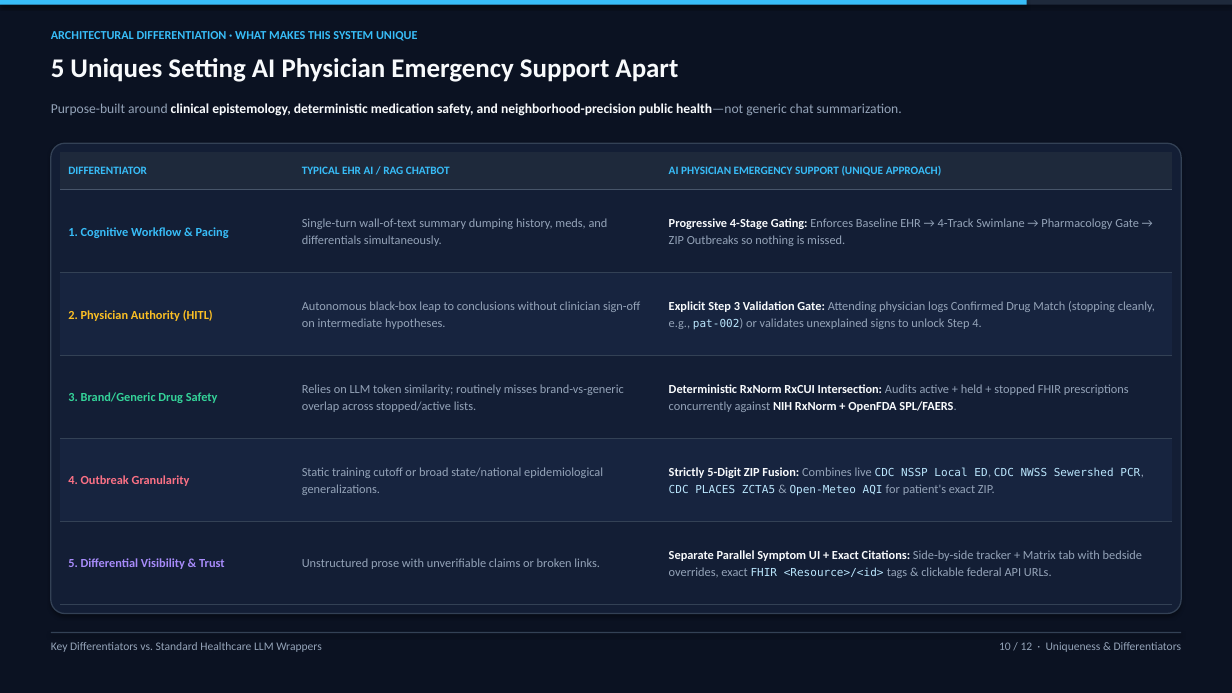
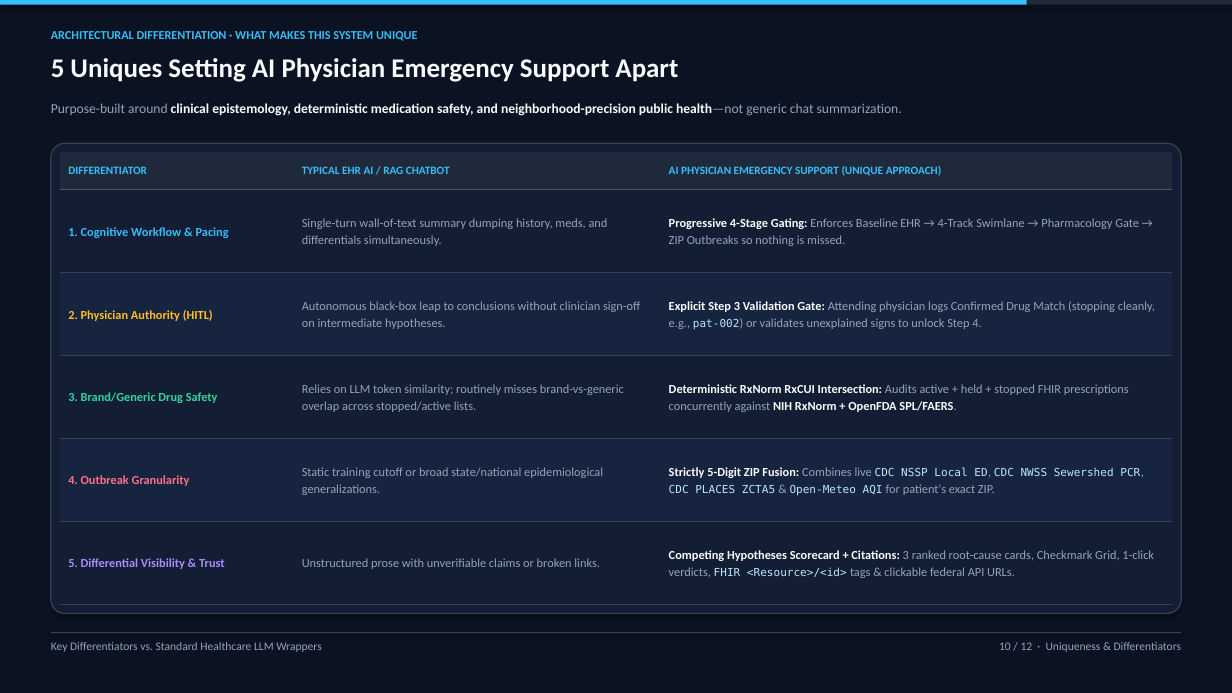
Before and after one commit to Sivaram0606/AI-PhysicianSupport, a slide deck: slide 10 of AGENTIC_ARCHITECTURE_AND_FUNCTIONALITY.pptx. Drawn at 1232x693 pixels with LibreOffice and Linux fonts; fonts in the diff are those of the drawing. Boxes give left, top, right and bottom in pixels: in the first picture for what was removed or moved away, otherwise in the second. Text is boxed around its words. In the diff, an @@ line names an element or a change of style, - is before the commit and + after.

Commit message:
Update PPTX decks, HTML slides, docs, and 4-min narrated demo video for Competing Hypotheses Scorecard UI

```diff
--- a/AGENTIC_ARCHITECTURE_AND_FUNCTIONALITY.pptx
+++ b/AGENTIC_ARCHITECTURE_AND_FUNCTIONALITY.pptx
@@ table at (60,152,1173,604) @@
-row 6, column 3: Separate Parallel Symptom UI + Exact Citations: Side-by-side tracker + Matrix tab with bedside overrides, exact FHIR <Resource>/<id> tags & clickable federal API URLs.
+row 6, column 3: Competing Hypotheses Scorecard + Citations: 3 ranked root-cause cards, Checkmark Grid, 1-click verdicts, FHIR <Resource>/<id> tags & clickable federal API URLs.
```
Also in this commit, not shown: 5 other slides changed, 6 other files.
